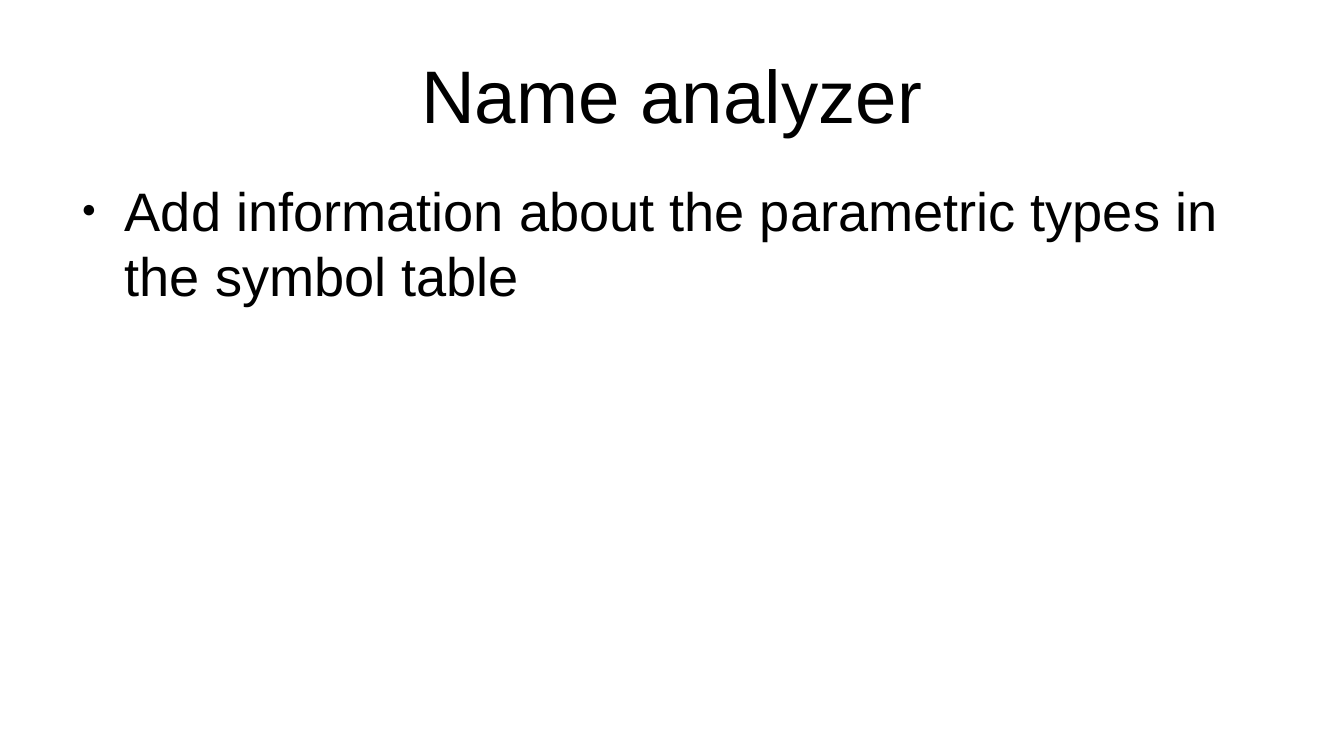
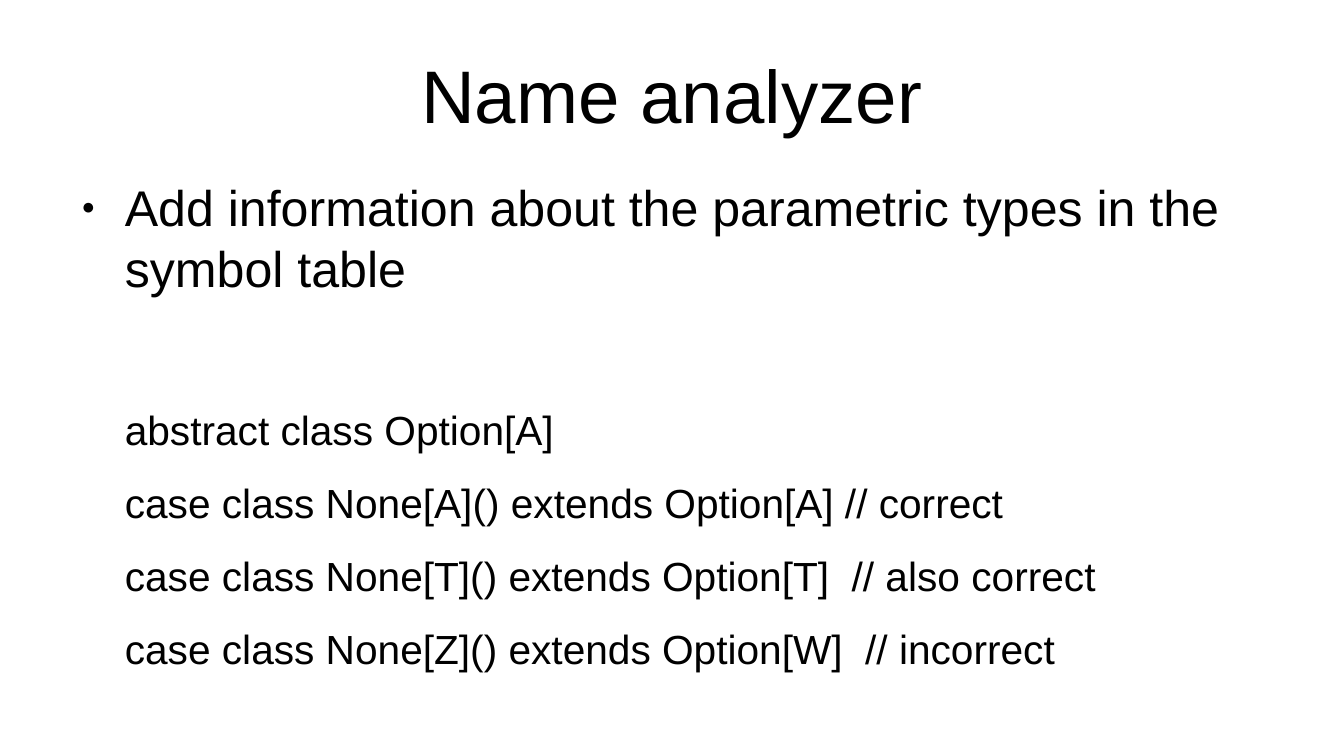
Before and after one commit to SFulpius/CLP-lab07, a slide deck: slide 6 of lab07_presentation.odp. Drawn at 1344x756 pixels with LibreOffice and Linux fonts; fonts in the diff are those of the drawing. Boxes give left, top, right and bottom in pixels: in the first picture for what was removed or moved away, otherwise in the second. Text is boxed around its words. In the diff, an @@ line names an element or a change of style, - is before the commit and + after.

```diff
--- a/lab07_presentation.odp
+++ b/lab07_presentation.odp
@@ text at (125, 189, 1219, 297): size 32 to 29.6 pt in "Add information about the parametric types in ..." @@
@@ text at (125, 415, 1095, 672): paragraphs added @@
+abstract class Option[A]
+case class None[A]() extends Option[A] // correct
+case class None[T]() extends Option[T] // also correct
+case class None[Z]() extends Option[W] // incorrect
```
Also in this commit, not shown: 2 other slides changed, 2 slides added, 1 slide removed.
